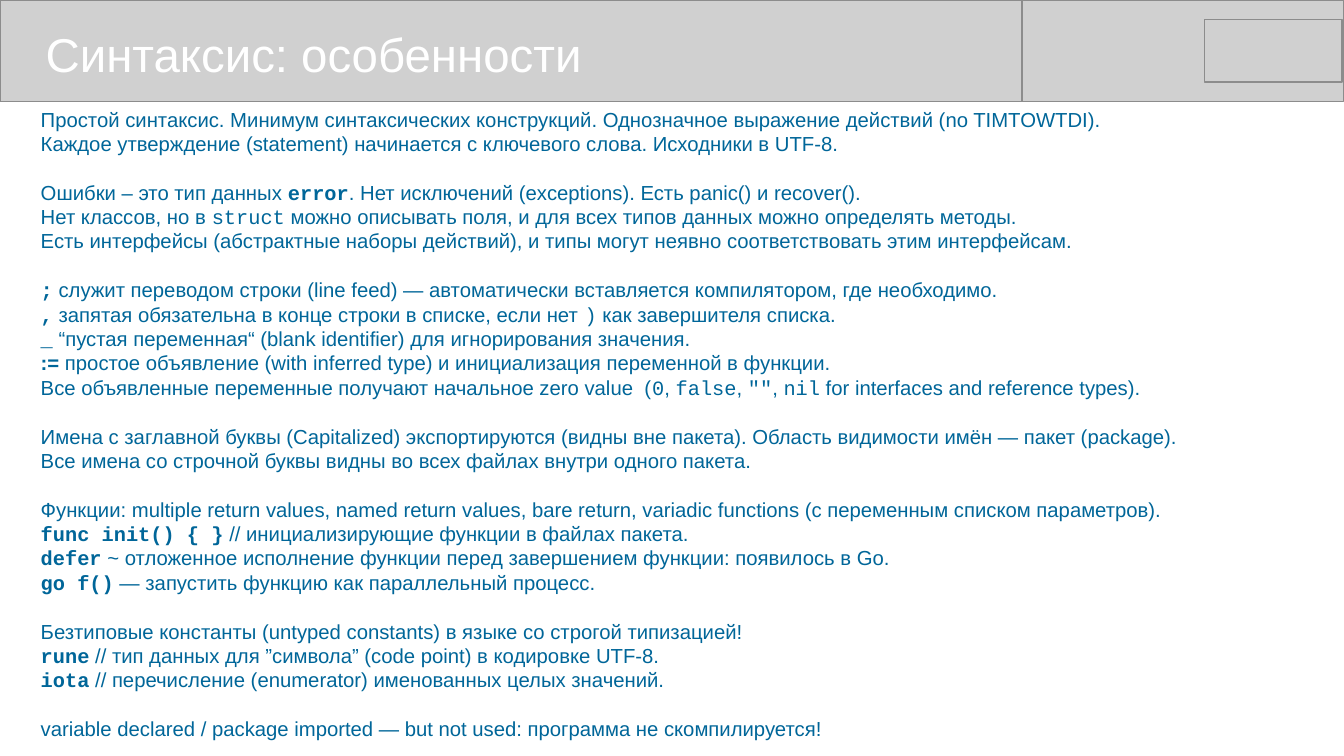
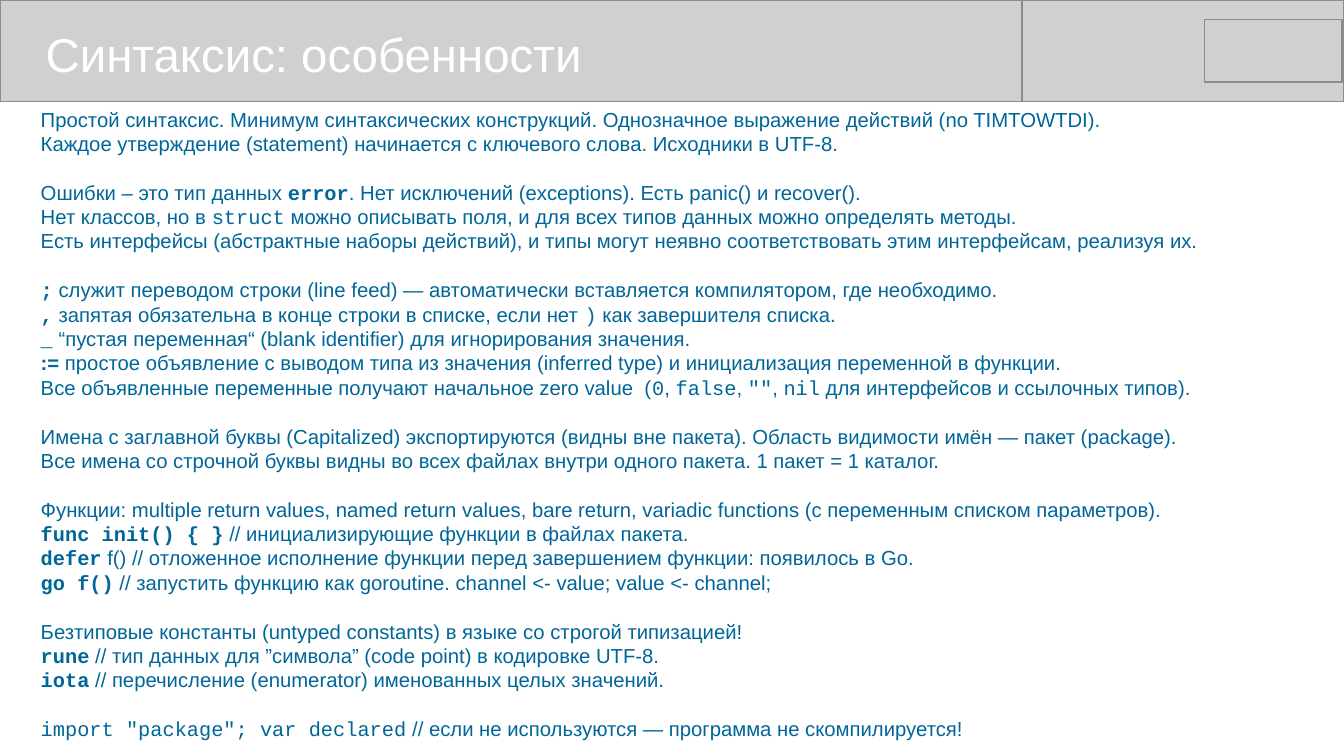
Before and after one commit to mike-shock/Go_language, a slide deck: slide 13 of Go_Review.odp. Drawn at 1344x756 pixels with LibreOffice and Linux fonts; fonts in the diff are those of the drawing; grey boxes stand for pictures. Boxes give left, top, right and bottom in pixels: in the first picture for what was removed or moved away, otherwise in the second. Text is boxed around its words. In the diff, an @@ line names an element or a change of style, - is before the commit and + after.

```diff
--- a/Go_Review.odp
+++ b/Go_Review.odp
@@ text at (41, 233, 1197, 253): text changed @@
-Есть интерфейсы (абстрактные наборы действий), и типы могут неявно соответствовать этим интерфейсам.
+Есть интерфейсы (абстрактные наборы действий), и типы могут неявно соответствовать этим интерфейсам, реализуя их.
@@ text at (41, 355, 1190, 400): text changed @@
-:= простое объявление (with inferred type) и инициализация переменной в функции.
-Все объявленные переменные получают начальное zero value (0, false, "", nil for interfaces and reference types).
+:= простое объявление с выводом типа из значения (inferred type) и инициализация переменной в функции.
+Все объявленные переменные получают начальное zero value (0, false, "", nil для интерфейсов и ссылочных типов).
@@ text at (41, 453, 939, 473): text changed @@
-Все имена со строчной буквы видны во всех файлах внутри одного пакета.
+Все имена со строчной буквы видны во всех файлах внутри одного пакета. 1 пакет = 1 каталог.
@@ text at (41, 550, 914, 595): text changed @@
-defer ~ отложенное исполнение функции перед завершением функции: появилось в Go.
-go f() — запустить функцию как параллельный процесс.
+defer f() // отложенное исполнение функции перед завершением функции: появилось в Go.
+go f() // запустить функцию как goroutine. channel <- value; value <- channel;
@@ text at (41, 722, 962, 741): text changed @@
-variable declared / package imported — but not used: программа не скомпилируется!
+import "package"; var declared // если не используются — программа не скомпилируется!
```
Also in this commit, not shown: 3 other slides changed, 1 other file.
